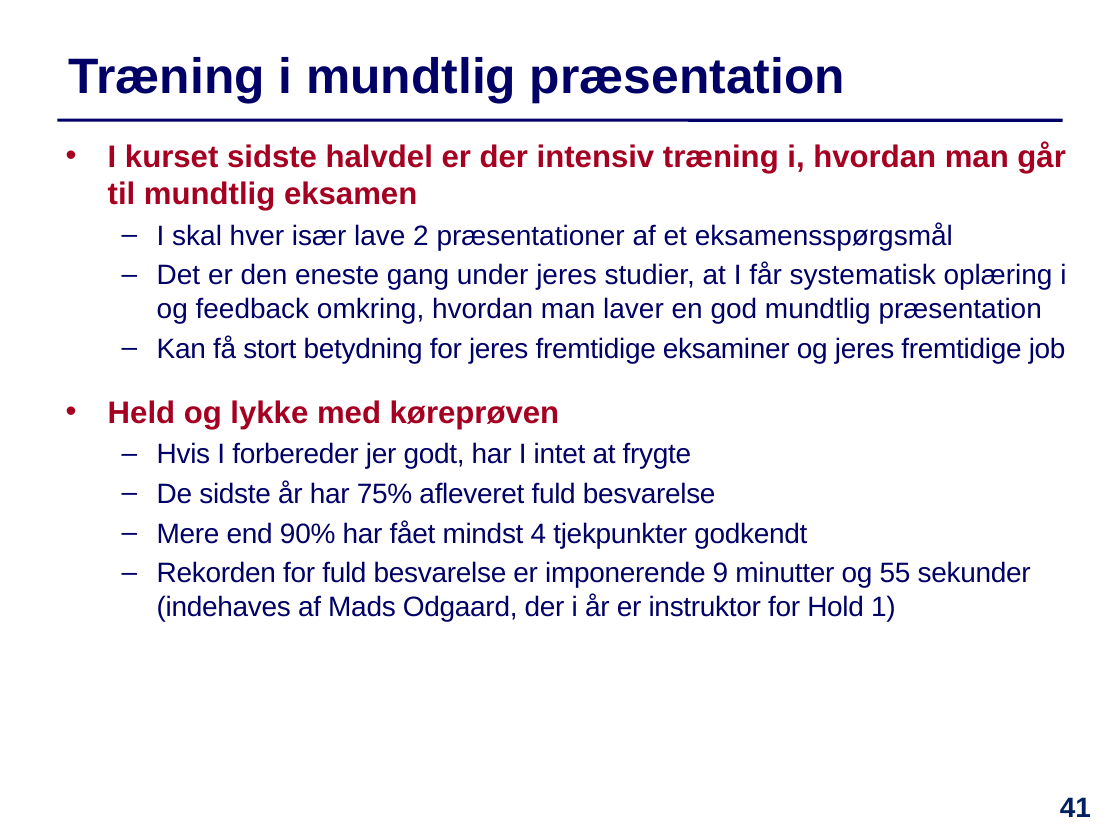
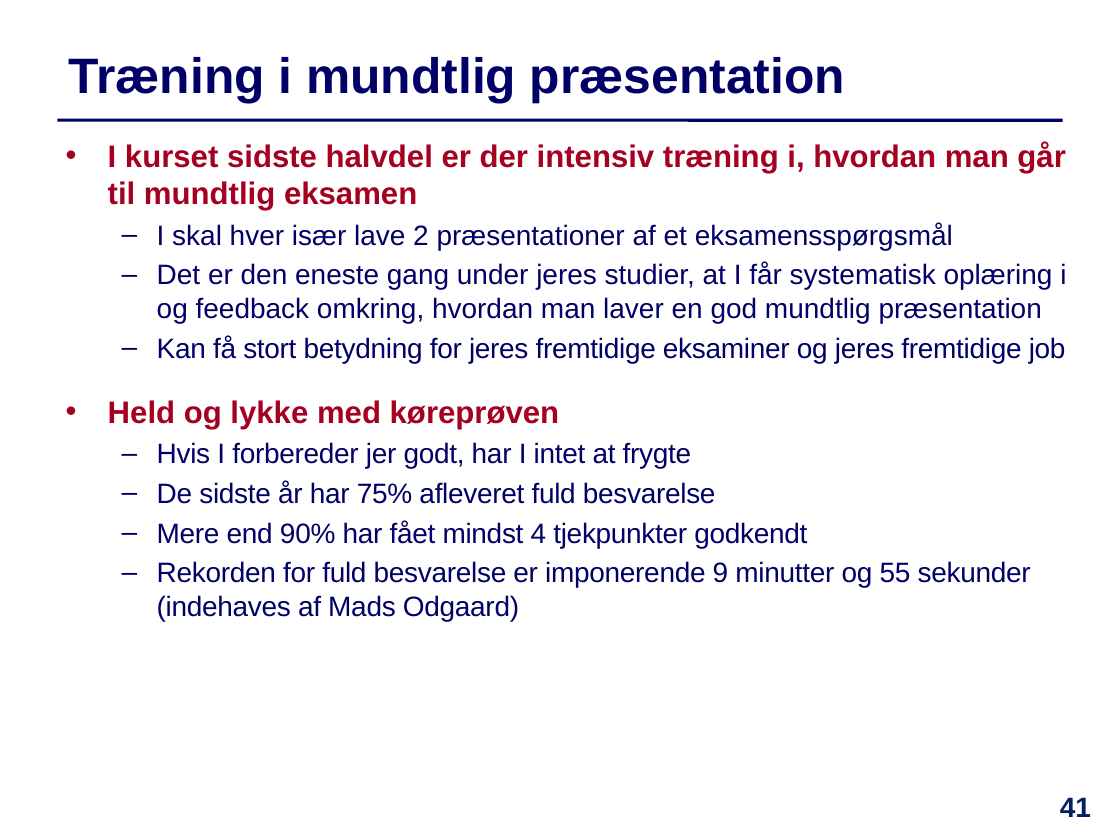
Before and after one commit to IntProgAU/Materiale, a slide deck: slide 41 of web/e24/uge_5b/Slides-Uge5-Torsdag.pptx. Drawn at 1120x840 pixels with LibreOffice and Linux fonts; fonts in the diff are those of the drawing. Boxes give left, top, right and bottom in pixels: in the first picture for what was removed or moved away, otherwise in the second. Text is boxed around its words. In the diff, an @@ line names an element or a change of style, - is before the commit and + after.

```diff
--- a/web/e24/uge_5b/Slides-Uge5-Torsdag.pptx
+++ b/web/e24/uge_5b/Slides-Uge5-Torsdag.pptx
@@ text at <box>157,561,1031,621</box>: text changed @@
-  – Rekorden for fuld besvarelse er imponerende 9 minutter og 55 sekunder (indehaves af Mads Odgaard, der i år er instruktor for Hold 1)
+  – Rekorden for fuld besvarelse er imponerende 9 minutter og 55 sekunder (indehaves af Mads Odgaard)
```
Also in this commit, not shown: 1 other slide changed, 1 other file.
